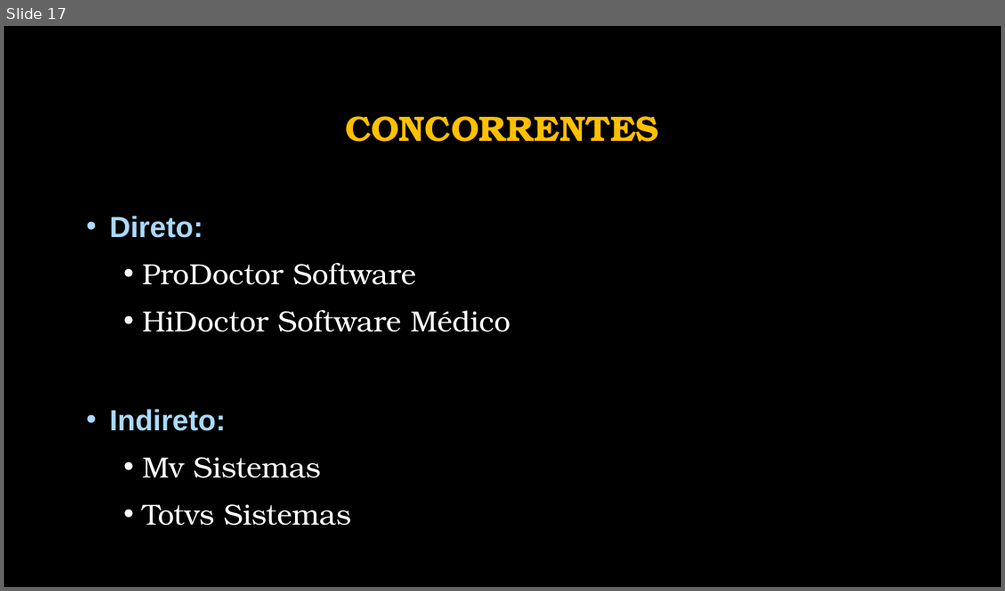
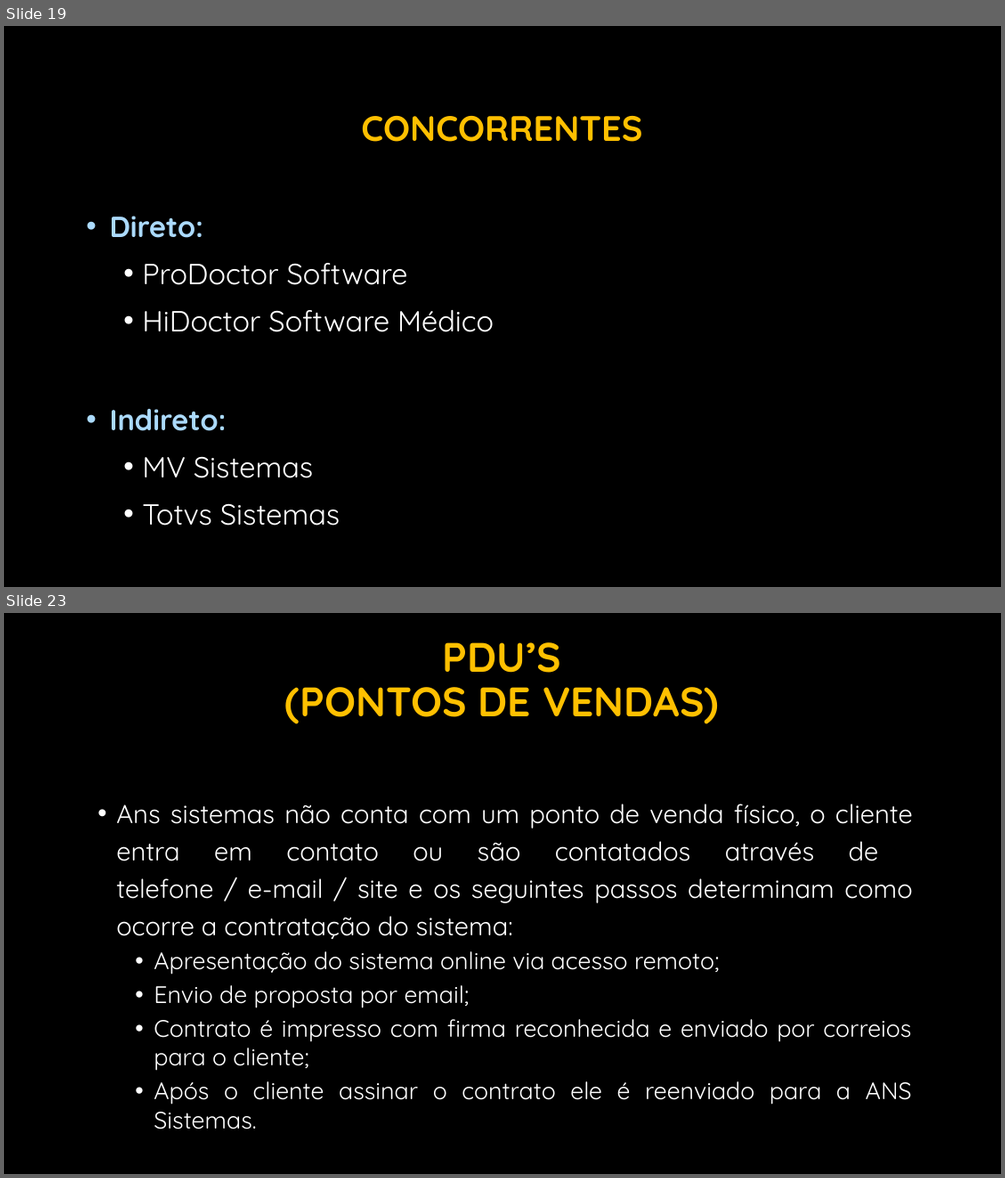
Before and after one commit to BrunoFelix/Restoran, a slide deck: Docs/Apresentação ANS Sistemas (Fundamentos da Gestao).pptx. Shown one above the other, each under a label of ours: slide 17 before the commit, slides 19 and 23 after it; the slides between them are not shown. The pictures are 1005x591 and 1005x1178 pixels, drawn with LibreOffice and Linux fonts; fonts in the diff are those of the drawing; background and template pictures are left out. Boxes give left, top, right and bottom in pixels: in the first picture for what was removed or moved away, otherwise in the second. Text is boxed around its words. In the diff, an @@ line names an element or a change of style, - is before the commit and + after.

```diff
--- a/Docs/Apresentação ANS Sistemas (Fundamentos da Gestao).pptx
+++ b/Docs/Apresentação ANS Sistemas (Fundamentos da Gestao).pptx
@@ slide 23 added at box(4, 613, 1001, 1174), background picture (left out) @@
@@ title added at box(285, 642, 719, 724), 39.6 pt, text #FFC000, bold @@
+PDU’S
+(PONTOS DE VENDAS)
@@ text added at box(116, 803, 913, 1104), 23 pt, text #FFFFFF @@
+• Ans sistemas não conta com um ponto de venda físico, o cliente entra em contato ou são contatados através de
+  telefone / e-mail / site e os seguintes passos determinam como ocorre a contratação do sistema:
+  • Apresentação do sistema online via acesso remoto;
+  • Envio de proposta por email;
+  • Contrato é impresso com firma reconhecida e enviado por correios para o cliente;
+  • Após o cliente assinar o contrato ele é reenviado para a ANS Sistemas.
@@ what was slide 17 is now slide 19 @@
@@ slide 19 changed as well @@
@@ title "CONCORRENTES" at box(361, 116, 642, 142): font TeX Gyre Bonum to Quicksand @@
@@ text at box(110, 216, 494, 525): font Arial to Quicksand in "Direto:", "Indireto:"; font TeX Gyre Bonum to Quicksand in "ProDoctor Software", "HiDoctor Software Médico", "Totvs Sistemas" @@
@@ text at box(142, 456, 313, 478): text changed; font TeX Gyre Bonum to Quicksand @@
-  • Mv Sistemas
+  • MV Sistemas
```
Also in this commit, not shown: 20 other slides changed, 7 other slides added, 3 slides removed.
